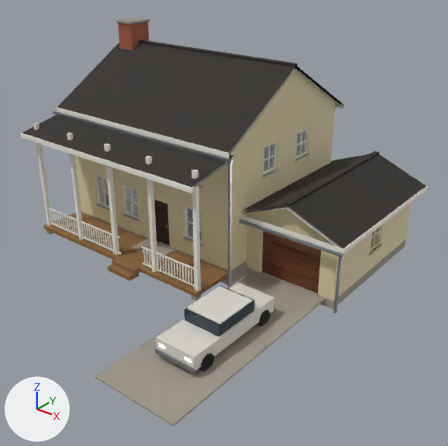
The glTF model assets/models/small_buildings/colonial_c.glb, before and after one commit.
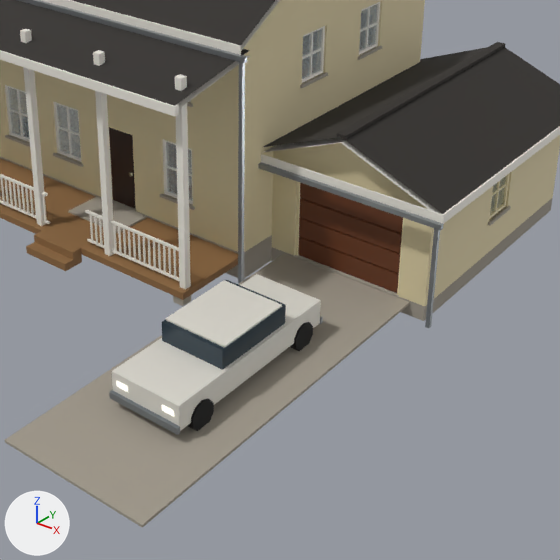
There are two pictures of each version: one whole from a 50 mm camera at (17.3, -22.3, 13.9) aimed at (2.1, -3.4, 2.2), one close up on the part from 21% to 92% of the width and 29% to 100% of the height. Every picture has the same lights, and +X, +Y and +Z are marked at lower left. The last two pictures show the newer version. Objects named as collision shapes, trigger or cutter boxes, shadow casters or lower levels of detail are left out. Vertices at exactly the same position are counted once.

Before the edit, the objects in view are built like this:
```python
ob_furn = bpy.data.objects.new('FURN', me_colonial_c_furn)
ob_furn.location = (0.0, 0.0, 0.0)
ob_leaf0 = bpy.data.objects.new('LEAF0', me_colonial_c_leaf0)
ob_leaf0.location = (-1.45, -4.0, 0.45)
ob_lod0 = bpy.data.objects.new('LOD0', me_colonial_c_lod0)
ob_lod0.location = (0.0, 0.0, 0.0)
```
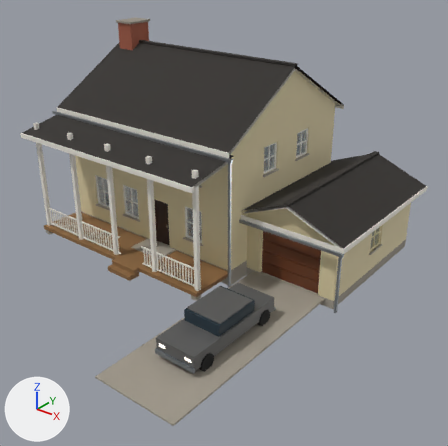
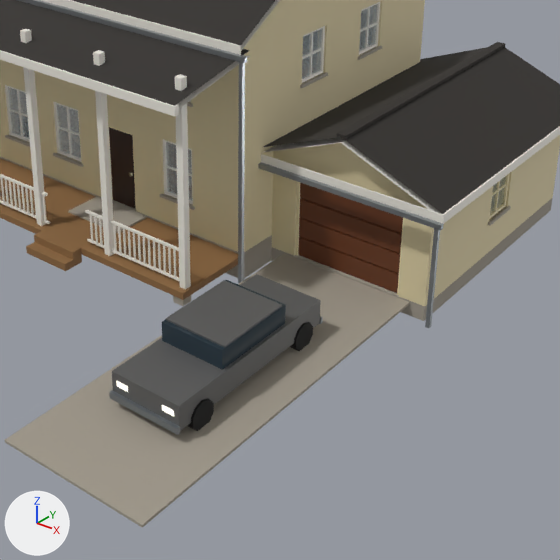
Where the change shows, as pixel boxes [x1, y1, x2, y2] in the close-ups (560 x 560 px):
part 1 of me_colonial_c_lod0, recoloured (beige to light grey): [112, 274, 321, 431] in both

Edits to the bpy script that builds the scene:
```text
Change me_colonial_c_lod0:
    where me_colonial_c_lod0.from_pydata(...)  # 3625 vertices, 6696 faces; spans x -7.5..7.9, y -12.0..5.2, z -0.3..9.6
    used by ob_lod0; location = (0.0, 0.0, 0.0)
    me_colonial_c_lod0 part 1: 946 faces centred in x -6.8..7.2, y -9.9..3.8, z 0.1..5.9 are repainted in the vertex colours; the middle colour goes from beige #f4e9c2 to light grey #dad3d0
```
